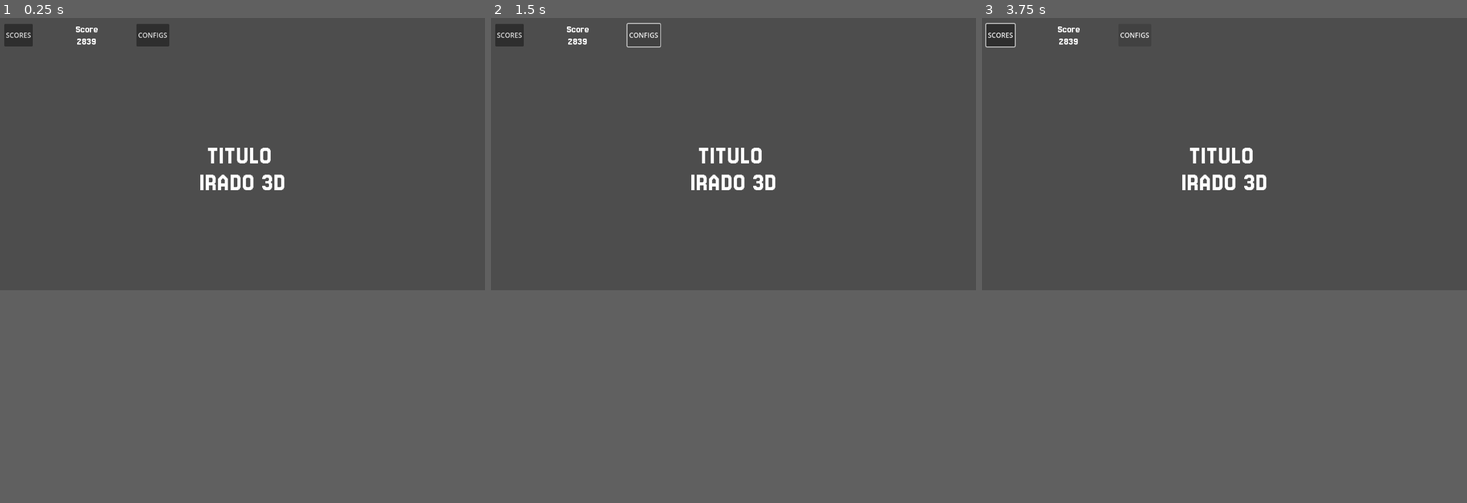
Above: before the commit, frames 1-3 (left to right).
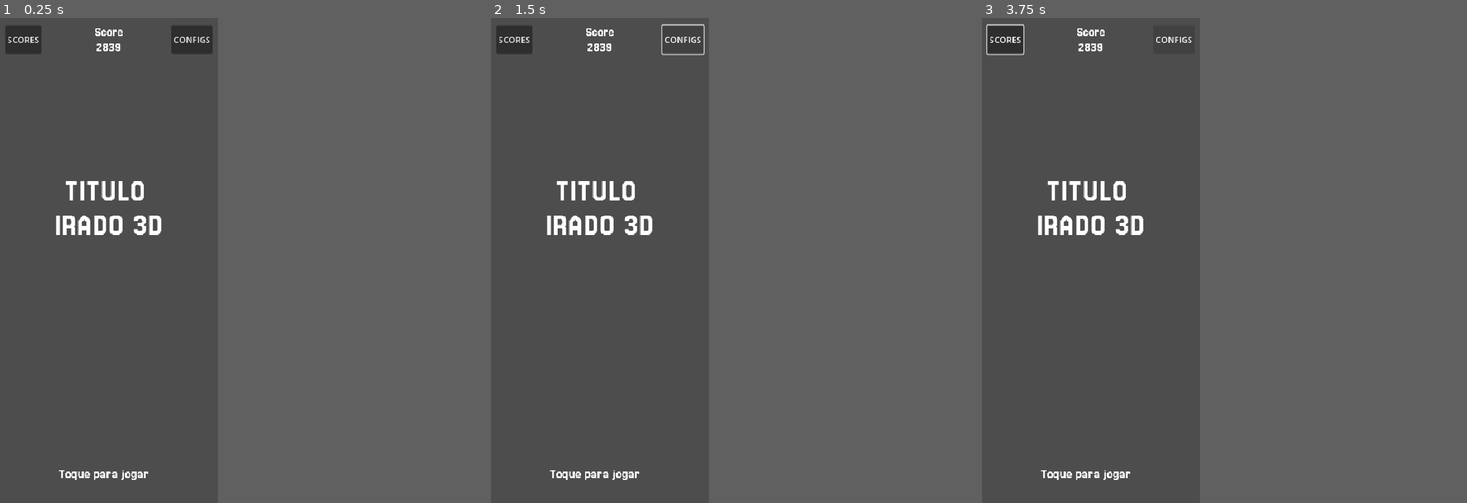
Above: after the commit, the same moments.

Repository: Juawo/space-shooter
Game: Godot game, scene res://scenes/ui/MainMenu/main_menu.tscn
Same seed, same stepped clock (60 frames per second), same inputs: the game is played once before the commit and once after it. The project has no main scene, so this scene is started directly.
Inputs:
- Up to frame 1 (0.25 s): no input
- Up to frame 2 (1.5 s): click "SCORES" at 0.5 s; click "CONFIGS" at 1.25 s
- Up to frame 3 (3.75 s): hold Right (ui_right) 2.03-3.53 s; hold Left (ui_left) from 3.53 s (still down)
In our replay, the window is 799x449 before the commit and 359x800 after it. These sizes can differ from the game's own. Grey fills any space a smaller window leaves; there, only what the larger window draws over its background counts as a difference.

The runs differ from the first frame. In frame 1, 2.8% of the frame differs, in the area x 0-59%, y 1-96%; in frame 2, 2.2%; in frame 3, 2.2%.

Commit message:
adicionando funcionalidades

Diff:
--- a/project.godot
+++ b/project.godot
@@ -12,6 +12,14 @@
 
 config/features=PackedStringArray("4.5")
 
+[display]
+
+window/size/viewport_width=412
+window/size/viewport_height=917
+window/stretch/mode="canvas_items"
+window/stretch/aspect="expand"
+window/handheld/orientation=1
+
 [rendering]
 
 textures/canvas_textures/default_texture_filter=0
--- a/scenes/game/Player/player.tscn
+++ /dev/null
@@ -1,18 +0,0 @@
-[gd_scene load_steps=3 format=3 uid="uid://c8bvrgnu7smjw"]
-
-[ext_resource type="Texture2D" uid="uid://bl1qcpmv6n4ks" path="res://assets/sprites/idle.png" id="1_apxxd"]
-
-[sub_resource type="RectangleShape2D" id="RectangleShape2D_1hecf"]
-size = Vector2(13.200003, 13.200003)
-
-[node name="Node2D" type="CharacterBody2D"]
-
-[node name="Sprite2D" type="Sprite2D" parent="."]
-position = Vector2(0.99999994, 0)
-scale = Vector2(5, 5)
-texture = ExtResource("1_apxxd")
-
-[node name="CollisionShape2D" type="CollisionShape2D" parent="Sprite2D"]
-position = Vector2(-1.0430813e-07, 0.99999994)
-scale = Vector2(0.99999976, 0.99999976)
-shape = SubResource("RectangleShape2D_1hecf")
--- /dev/null
+++ b/scenes/game/player/player.tscn
@@ -0,0 +1,32 @@
+[gd_scene load_steps=5 format=3 uid="uid://c8bvrgnu7smjw"]
+
+[ext_resource type="Script" uid="uid://ceqve5ivwdmt8" path="res://scripts/game/player/player.gd" id="1_1hecf"]
+[ext_resource type="Texture2D" uid="uid://bl1qcpmv6n4ks" path="res://assets/sprites/idle.png" id="1_apxxd"]
+
+[sub_resource type="RectangleShape2D" id="RectangleShape2D_1hecf"]
+size = Vector2(12.800002, 14.200003)
+
+[sub_resource type="RectangleShape2D" id="RectangleShape2D_t5cse"]
+size = Vector2(64.5, 71.5)
+
+[node name="Player" type="CharacterBody2D"]
+script = ExtResource("1_1hecf")
+
+[node name="CollisionShape2D" type="CollisionShape2D" parent="."]
+position = Vector2(0.99999905, 2.500001)
+scale = Vector2(4.999999, 4.999999)
+shape = SubResource("RectangleShape2D_1hecf")
+
+[node name="Sprite2D" type="Sprite2D" parent="."]
+position = Vector2(0.99999994, 0)
+scale = Vector2(5, 5)
+texture = ExtResource("1_apxxd")
+
+[node name="Area2D" type="Area2D" parent="."]
+
+[node name="CollisionShape2D" type="CollisionShape2D" parent="Area2D"]
+position = Vector2(0.75, 3.25)
+shape = SubResource("RectangleShape2D_t5cse")
+debug_color = Color(0.9353768, 2.0311178e-05, 0.63873893, 0.41960785)
+
+[connection signal="area_entered" from="Area2D" to="." method="_on_area_2d_area_entered"]
--- /dev/null
+++ b/scripts/game/player/player.gd
@@ -0,0 +1,41 @@
+extends CharacterBody2D
+
+signal gameOver
+
+const SPEED = 300.0
+const JUMP_VELOCITY = -400.0
+var playerLife := 3 :
+	set (new_value) :
+		playerLife = new_value
+		if new_value == 0:
+			gameOver.emit()
+
+
+func _physics_process(delta: float) -> void:
+	# Add the gravity.
+	#if not is_on_floor():
+		#velocity += get_gravity() * delta
+
+	# Handle jump.
+	if Input.is_action_just_pressed("ui_accept") and is_on_floor():
+		velocity.y = JUMP_VELOCITY
+
+	# Get the input direction and handle the movement/deceleration.
+	# As good practice, you should replace UI actions with custom gameplay actions.
+	var direction := Input.get_axis("ui_left", "ui_right")
+	if direction:
+		velocity.x = direction * SPEED
+	else:
+		velocity.x = move_toward(velocity.x, 0, SPEED)
+
+	move_and_slide()
+
+
+func _on_area_2d_area_entered(area: Area2D) -> void:
+	takeDamage()
+
+func takeDamage ():
+	if playerLife > 0:
+		playerLife - 1
+	else :
+		gameOver.emit()
Not shown, added: assets/sprites/full-life.png.import
Binary file changed: assets/sprites/idle.png
Not shown, added: assets/sprites/one-life.png.import
Not shown, added: assets/sprites/two-life.png.import
Not shown, added: assets/sprites/zero-life.png.import
Not shown, added: scripts/game/player/player.gd.uid
Not shown, changed: assets/sprites/idle.png~
